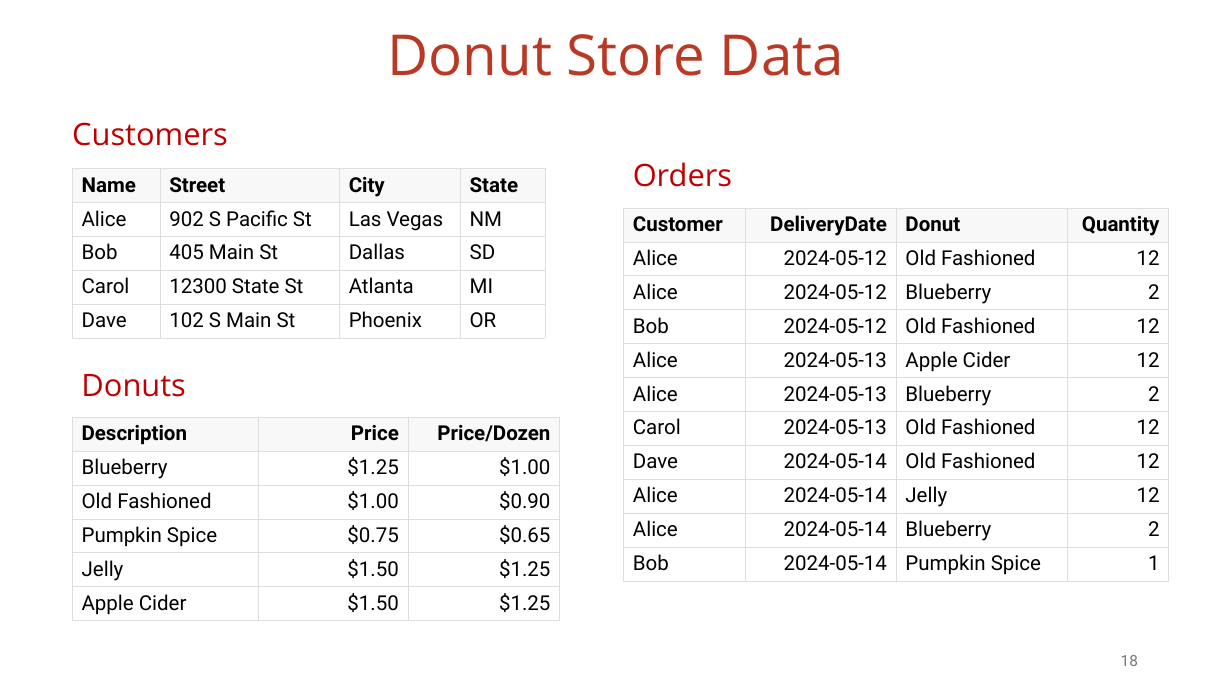
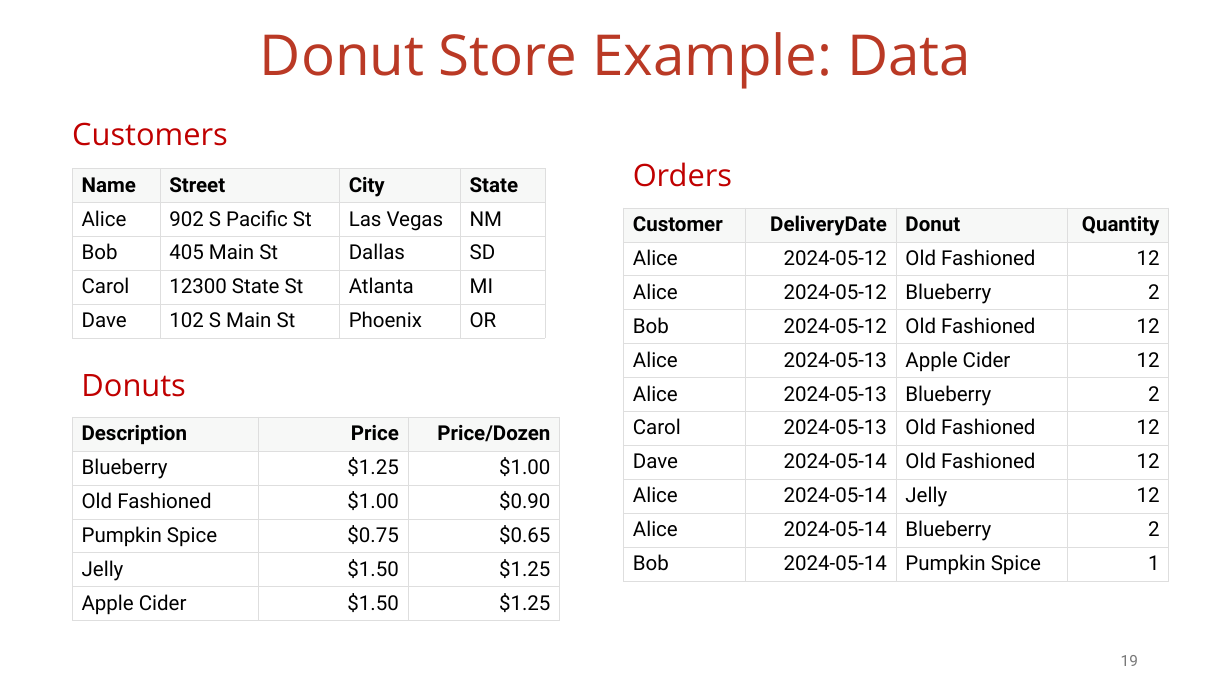
Before and after one commit to vmzakharov/missing-dataframe-talk, a slide deck: slide 19 of presentation/Missing_Dataframe_Short.pptx (slide 18 before the commit). Drawn at 1232x693 pixels with LibreOffice and Linux fonts; fonts in the diff are those of the drawing. Boxes give left, top, right and bottom in pixels: in the first picture for what was removed or moved away, otherwise in the second. Text is boxed around its words. In the diff, an @@ line names an element or a change of style, - is before the commit and + after.

```diff
--- a/presentation/Missing_Dataframe_Short.pptx
+++ b/presentation/Missing_Dataframe_Short.pptx
@@ title at [260, 32, 971, 89]: text changed @@
-Donut Store Data
+Donut Store Example: Data
```
Also in this commit, not shown: 6 other slides changed, 1 slide added, 3 other files.
